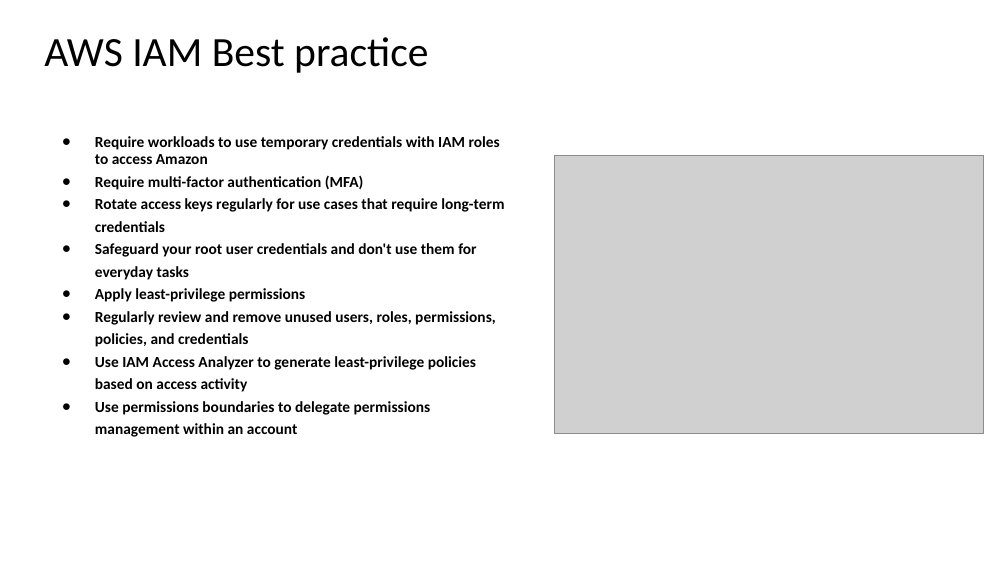
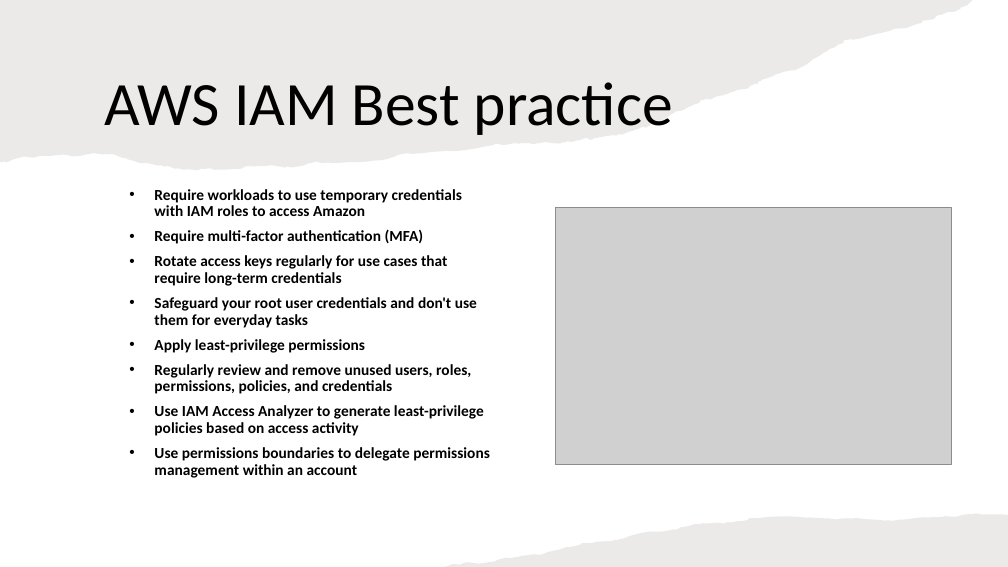
Before and after one commit to IlyaChakun/aws-iba-courses, a slide deck: slide 15 of lecture-materials/Managment&Governance/00-iam/IAM.pptx (slide 12 before the commit). Drawn at 1008x567 pixels with LibreOffice and Linux fonts; fonts in the diff are those of the drawing; grey boxes stand for pictures. Boxes give left, top, right and bottom in pixels: in the first picture for what was removed or moved away, otherwise in the second. Text is boxed around its words. In the diff, an @@ line names an element or a change of style, - is before the commit and + after.

```diff
--- a/lecture-materials/Managment&Governance/00-iam/IAM.pptx
+++ b/lecture-materials/Managment&Governance/00-iam/IAM.pptx
@@ freeform shape added at (0,0,973,170), fill #82766A at 15% opacity @@
@@ title "AWS IAM Best practice": place and size @@
-title "AWS IAM Best practice" at (44,37,428,73)
+title "AWS IAM Best practice" at (104,82,673,135)
@@ title "AWS IAM Best practice" at (104,82,673,135): size 29.7 to 44 pt; vertical alignment top to middle @@
@@ text "Require workloads to use temporary ...": place and size @@
-text "Require workloads to use temporary ..." at (95,136,504,437)
+text "Require workloads to use temporary ..." at (154,189,490,478)
@@ text "Require workloads to use temporary ..." at (154,189,490,478): bullet ● to •; more space between paragraphs; line spacing 1.23 to 0.9 @@
@@ picture: place and size @@
-picture at (554,155,983,433)
+picture at (555,208,952,465)
@@ freeform shape added at (445,513,1008,566), fill #82766A at 15% opacity @@
```
Also in this commit, not shown: 11 other slides changed, 3 slides added, 49 other files.
